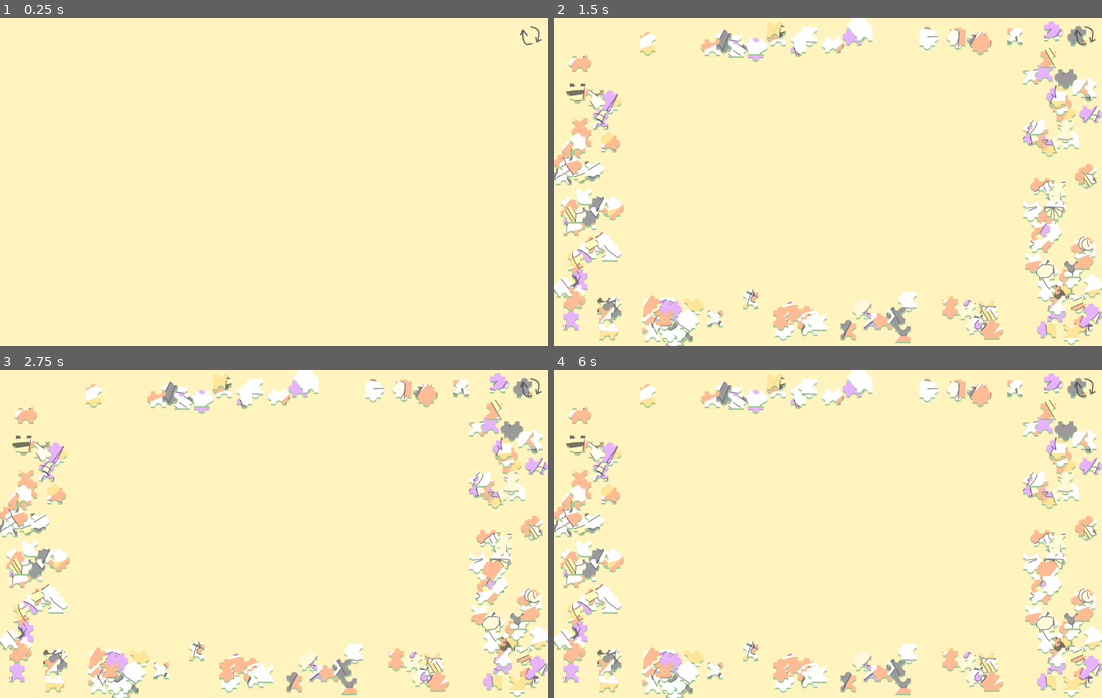
Above: before the commit, frames 1-4 (two rows, left to right).
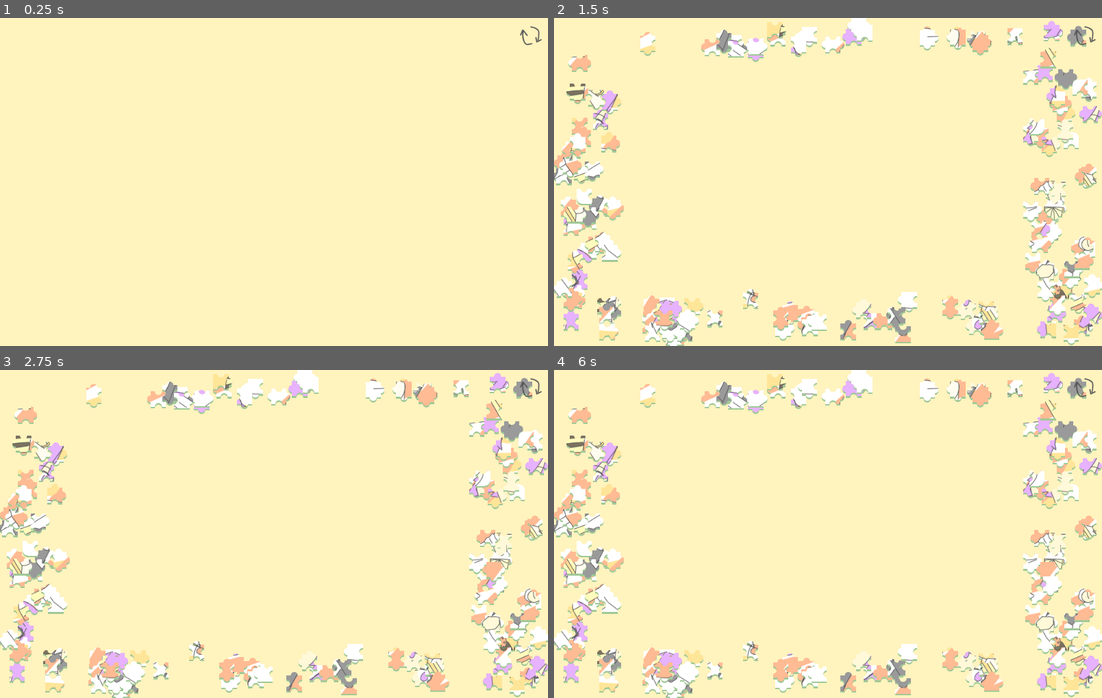
Above: after the commit, the same moments.

Repository: TripleCubes/CakePuzzle
Game: Godot game, scene res://Scenes/main.tscn
Same seed, same stepped clock (60 frames per second), same inputs: the game is played once before the commit and once after it.
Inputs (mouse positions are in pixels of both pictures, inside the frame that each line leads up to):
- Up to frame 1 (0.25 s): no input
- Up to frame 2 (1.5 s): click (1085, 37) at 0.5 s; click (1080, 86) at 1.25 s
- Up to frame 3 (2.75 s): click (493, 570) at 2.02 s
- Up to frame 4 (6 s): click (1014, 389) at 2.77 s; click (811, 386) at 3.52 s; click (910, 652) at 4.27 s; click (860, 376) at 5.02 s; click (1052, 583) at 5.77 s

The runs differ from the first frame. In frame 2, 0.6% of the frame differs, in the area x 0-100%, y 1-100%; in frame 3, 0.6%; in frame 4, 0.6%.

Commit message:
Pieces cant be drag out of window anymore

Diff:
--- a/CakePuzzle/Scripts/Piece/piece.gd
+++ b/CakePuzzle/Scripts/Piece/piece.gd
@@ -94,6 +94,16 @@
 		return
 
 	var mouse_pos: = get_global_mouse_position()
+
+	if mouse_pos.x < piece_size.x/2:
+		mouse_pos.x = piece_size.x/2
+	if mouse_pos.y < piece_size.y/2:
+		mouse_pos.y = piece_size.y/2
+	if mouse_pos.x > 1000 - piece_size.x/2:
+		mouse_pos.x = 1000 - piece_size.x/2
+	if mouse_pos.y > 600 - piece_size.y/2:
+		mouse_pos.y = 600 - piece_size.y/2
+
 	_flood(self, func(data):
 		data.piece.position = _previous_pos + (mouse_pos - _previous_mouse_pos) \
 									+ Vector2((data.index.x - index.x) * (piece_size.x - 0), \
--- a/CakePuzzle/project.godot
+++ b/CakePuzzle/project.godot
@@ -24,6 +24,8 @@
 
 window/size/viewport_width=1000
 window/size/viewport_height=600
+window/size/resizable=false
+window/stretch/mode="canvas_items"
 
 [input]
 
